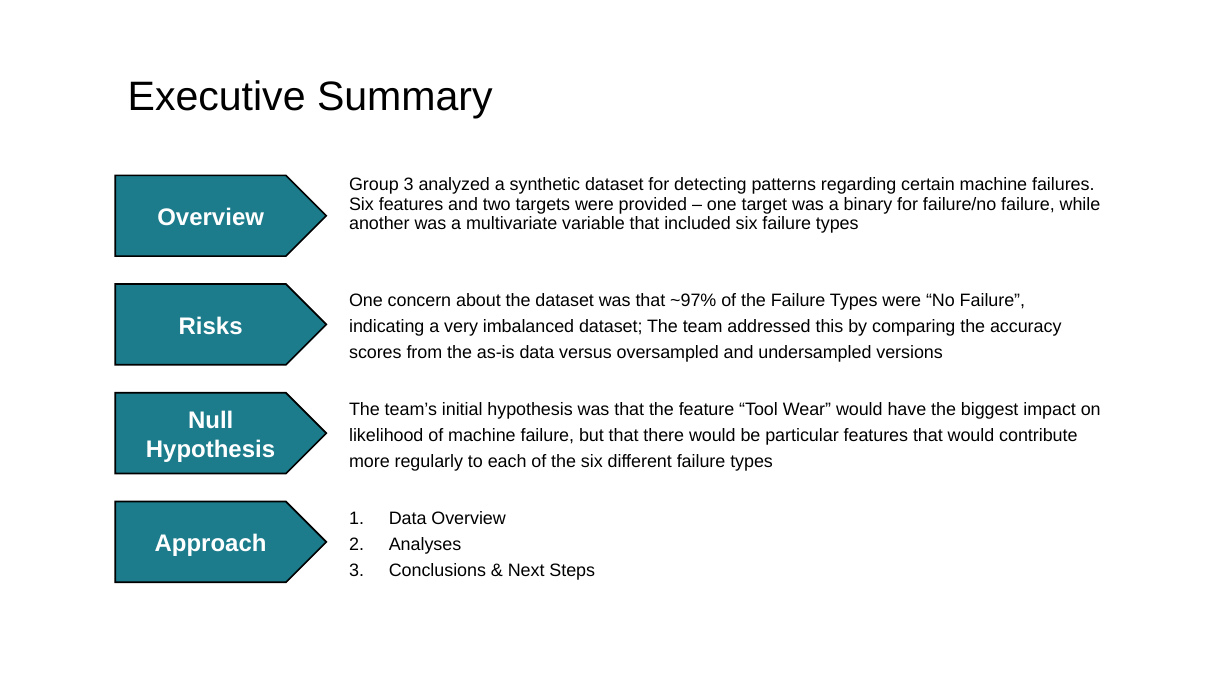
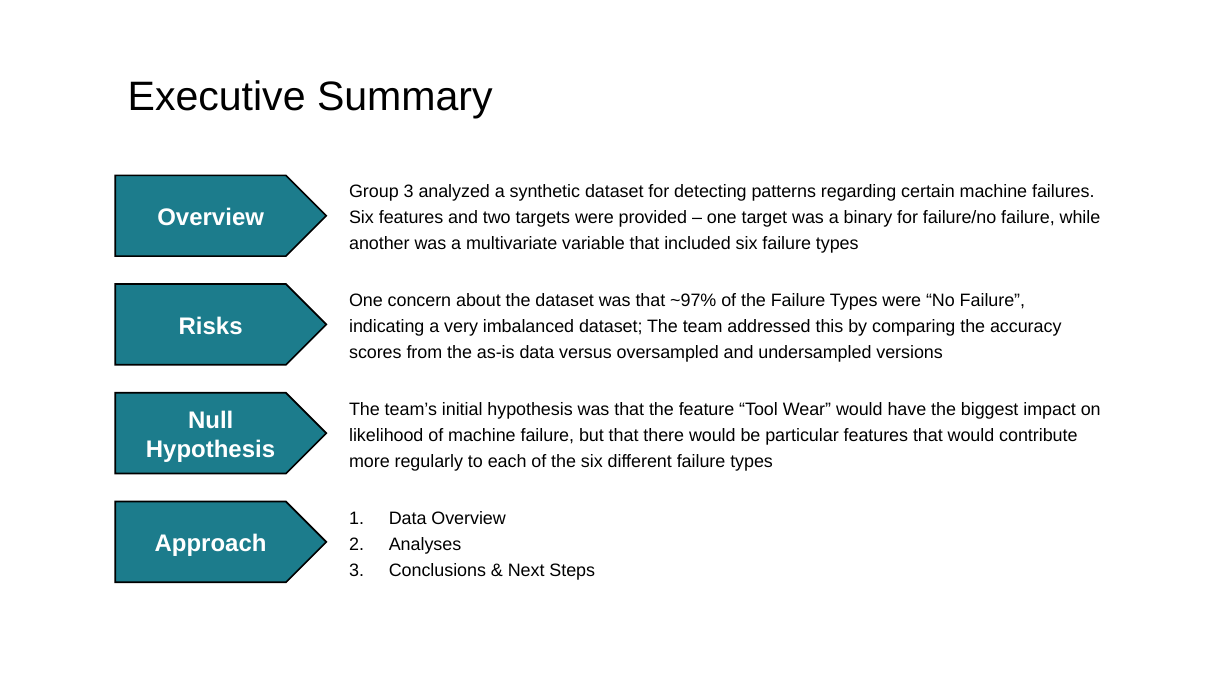
Before and after one commit to lnyousif/machine-maintenance, a slide deck: slide 2 of presentation/Machine Maintenance Analysis v2.pptx. Drawn at 1232x693 pixels with LibreOffice and Linux fonts; fonts in the diff are those of the drawing. Boxes give left, top, right and bottom in pixels: in the first picture for what was removed or moved away, otherwise in the second. Text is boxed around its words. In the diff, an @@ line names an element or a change of style, - is before the commit and + after.

Commit message:
Updated presentation deck

```diff
--- a/presentation/Machine Maintenance Analysis v2.pptx
+++ b/presentation/Machine Maintenance Analysis v2.pptx
@@ text "Group 3 analyzed a synthetic ..." at (349,184,1101,253): line spacing 0.9 to 1.2 @@
```
